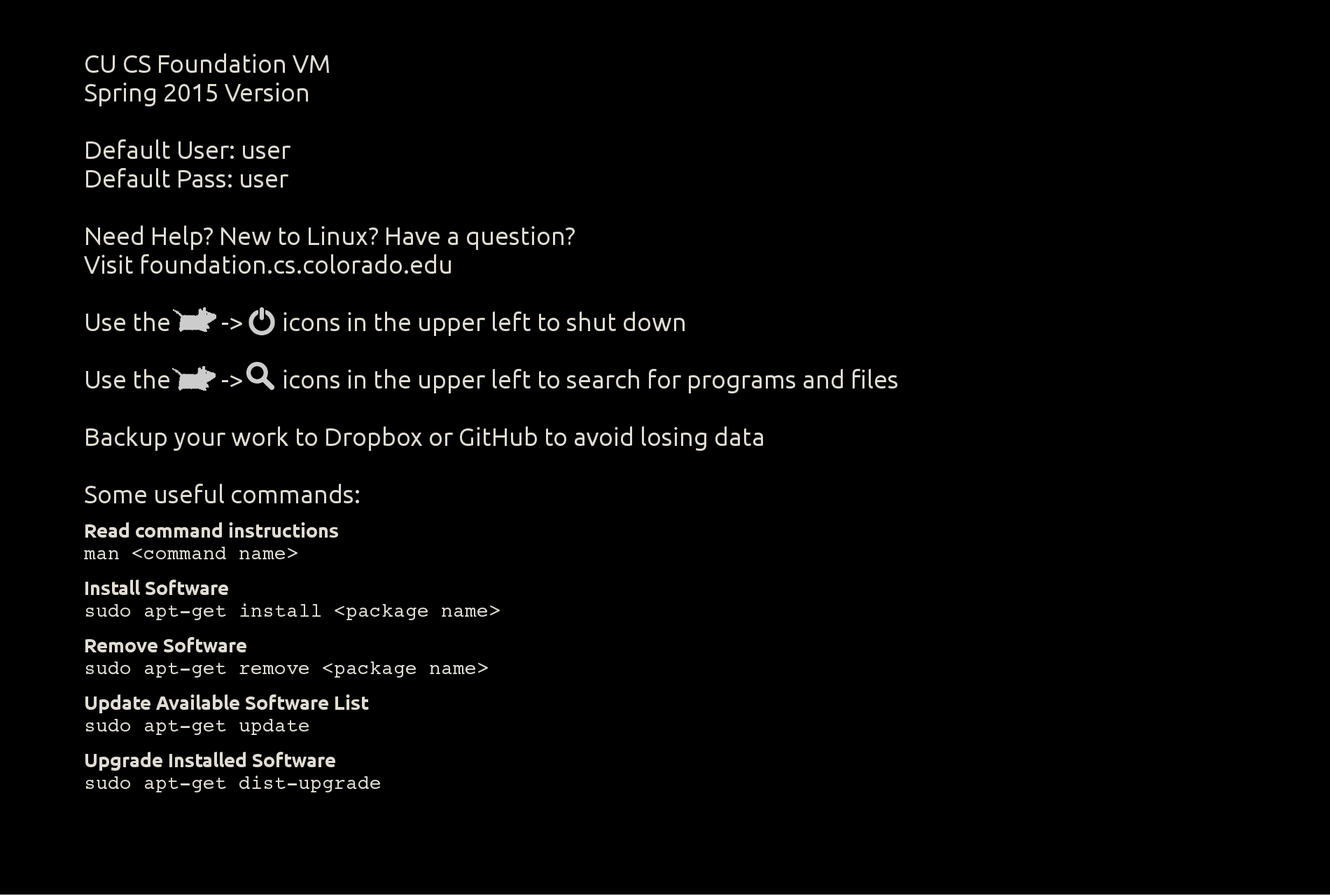
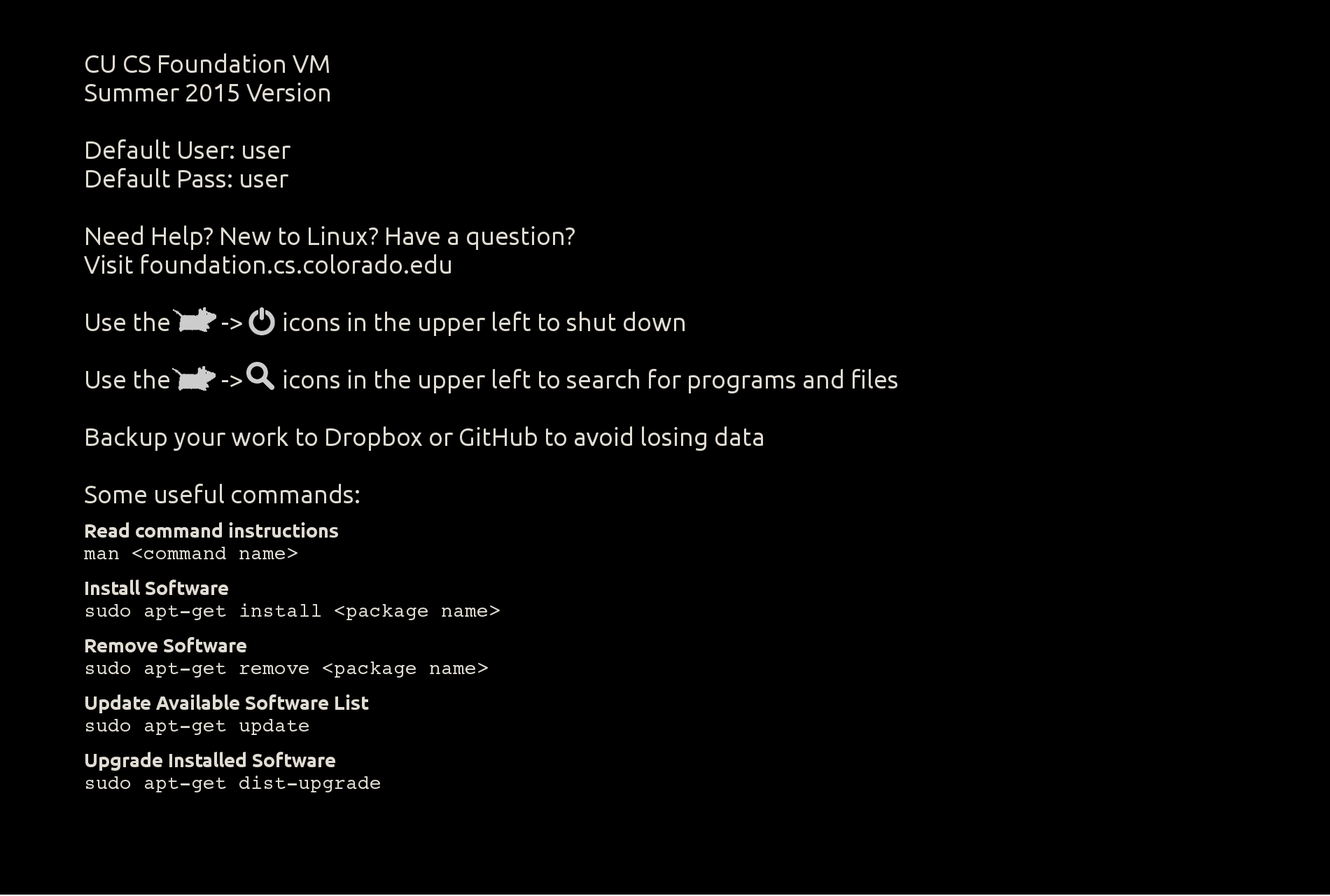
Two versions of the same layered image (1330 x 896). Layer-by-layer changes:
painted on "CU CS Foundation VM ..." over [99, 82, 330, 107]
